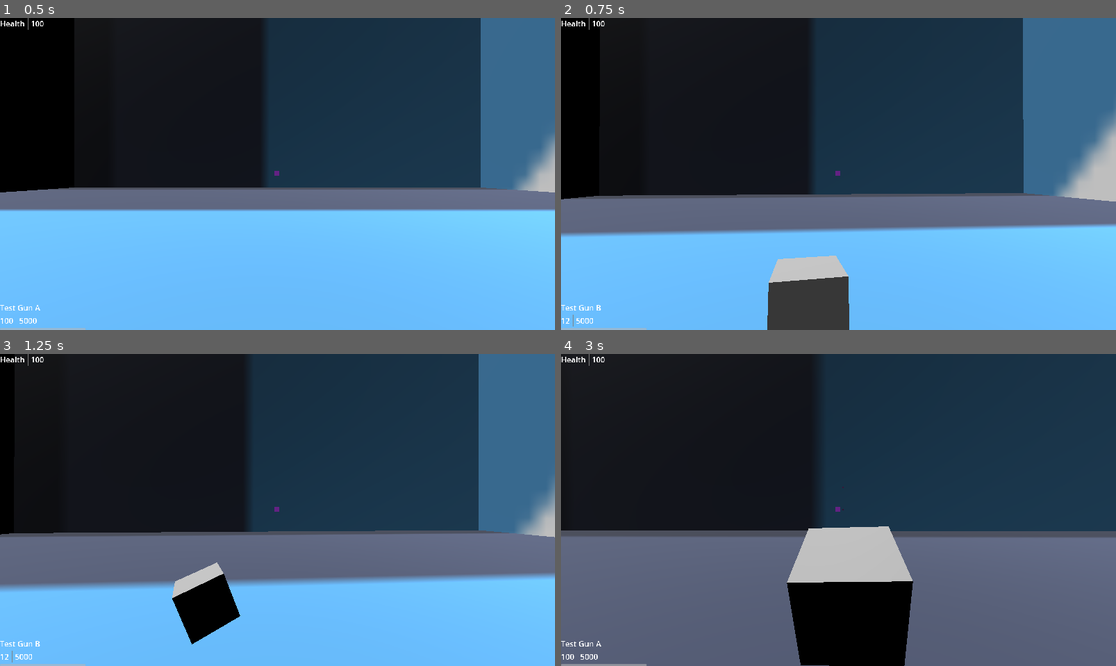
Above: before the commit, frames 1-4 (two rows, left to right).
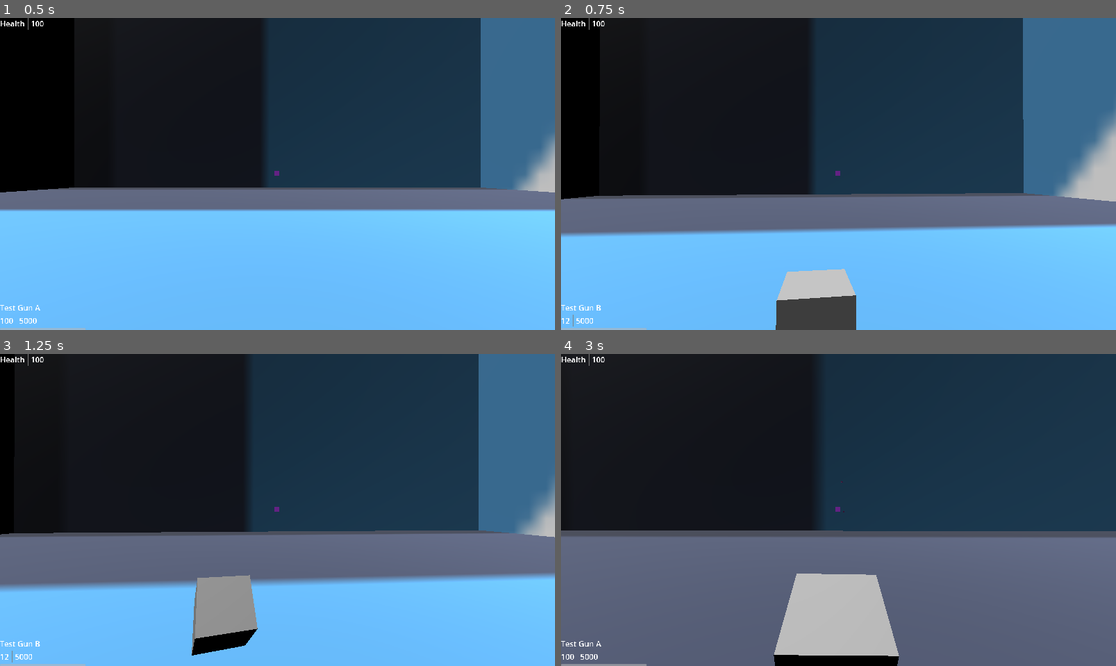
Above: after the commit, the same moments.

Repository: mabanana/FPS-Project-A
Game: Godot game, scene res://test_scene.tscn
The game is run twice, just before and just after one commit, with the same random seed, the same clock (stepped at 60 frames per second) and the same inputs. The engine's default icon, where the game draws it, is replaced by a stand-in: a white triangle on a blue panel in a dark square.
Inputs (mouse positions are in pixels of both pictures, inside the frame that each line leads up to):
- Up to frame 1 (0.5 s): no input
- Up to frame 2 (0.75 s): tap Enter (ui_accept) at 0.5 s; move the mouse to (866, 174) at 0.52 s; hold Up (ui_up) from 0.53 s (still down); hold Q (drop_equip) from 0.53 s (still down)
- Up to frame 3 (1.25 s): keep holding Up (ui_up); keep holding Q (drop_equip); tap Enter (ui_accept) at 0.77 s
- Up to frame 4 (3 s): keep holding Up (ui_up); move the mouse to (810, 510) at 1.27 s; release Q (drop_equip) at 1.28 s; tap E (interact) at 1.35 s; tap Enter (ui_accept) at 1.52 s; move the mouse to (849, 503) at 2.02 s; press the mouse at (849, 503) at 2.03 s; move the mouse to (832, 516) at 2.77 s; release the mouse at (832, 516) at 2.78 s; tap Q (drop_equip) at 2.85 s

Frame 1 is identical in both runs. In frame 2, 1.8% of the frame differs, in the area x 37-54%, y 76-100%; in frame 3, 3.2%; in frame 4, 8.4%, in the area x 38-64%, y 40-100%.

Commit message:
Update raycast

Diff:
--- a/player.gd
+++ b/player.gd
@@ -68,12 +68,8 @@
 	object_in_view = get_object_in_view()
 
 func get_object_in_view():
-	var space_state = get_world_3d().direct_space_state
-	var mousepos = get_viewport().get_mouse_position()
-	var origin = camera.project_ray_origin(mousepos)
-	var end = origin + camera.project_ray_normal(mousepos) * RAY_LENGTH
-	var query = PhysicsRayQueryParameters3D.create(origin, end)
-	var result = space_state.intersect_ray(query)
+	var query = gun_slot.cast_ray_towards_mouse()
+	var result = get_world_3d().direct_space_state.intersect_ray(query)
 	if result:
 		return result["collider"]
 
